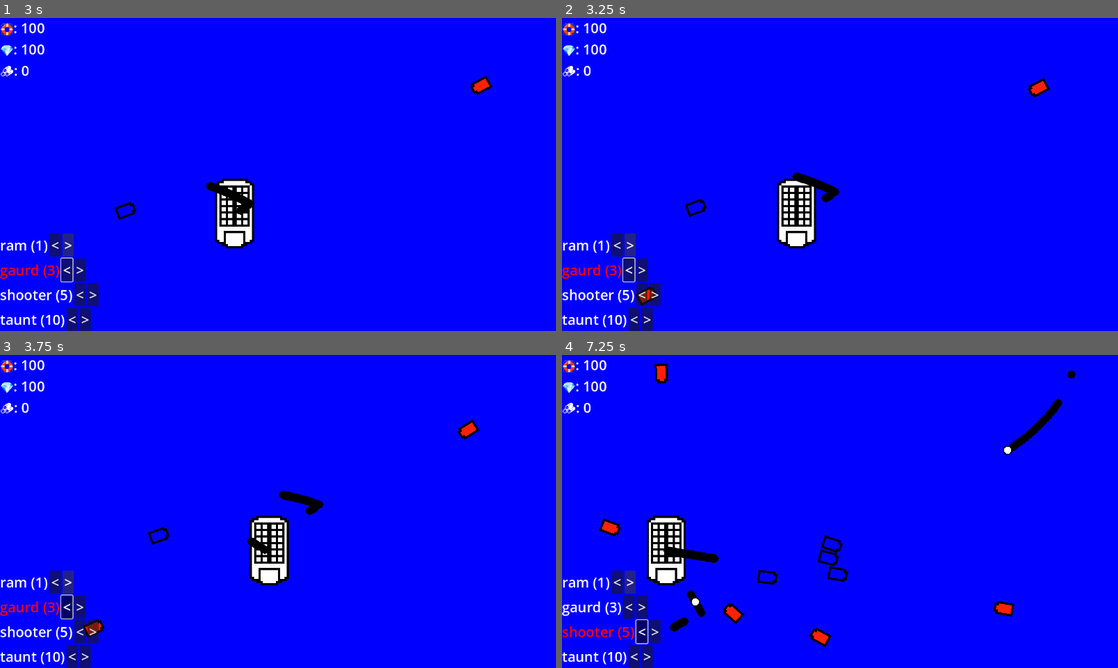
Above: before the commit, frames 1-4 (two rows, left to right).
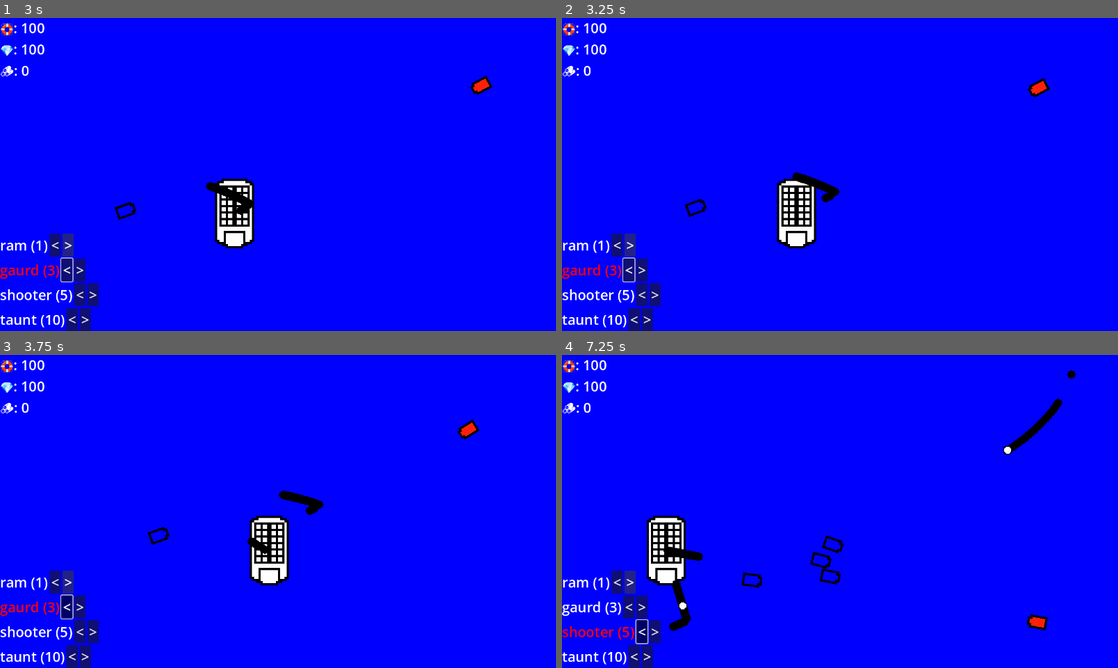
Above: after the commit, the same moments.

Repository: JoeyShapiro/ContainerCaptain
Game: Godot game, scene res://main.tscn
Two runs of this game, one before a commit and one after it. Both use one fixed random seed, a clock stepped at 60 frames per second and the inputs below.
Inputs:
- Up to frame 1 (3 s): click "<" at 0.5 s; click ">" at 1.25 s; tap Enter at 2 s; hold D (move_right) 2.03-2.78 s; hold Space (shoot) 2.03-2.78 s; hold Down (menu_down) from 2.78 s (still down); tap Space (shoot) at 2.85 s
- Up to frame 2 (3.25 s): keep holding Down (menu_down)
- Up to frame 3 (3.75 s): release Down (menu_down) at 3.53 s; hold D (move_right) from 3.53 s (still down); hold Space (shoot) from 3.53 s (still down)
- Up to frame 4 (7.25 s): release D (move_right) at 4.28 s; release Space (shoot) at 4.28 s; hold Right (menu_scale_up) 4.28-5.03 s; tap Space (shoot) at 4.35, 5.85 s; hold Space (shoot) 5.03-5.78 s; hold A (move_left) 5.03-6.53 s; hold Down (menu_down) from 6.53 s (still down); hold Space (shoot) from 6.53 s (still down)

Frame 1 is identical in both runs. In frame 2, 0.1% of the frame differs, in the area x 13-18%, y 85-92%; in frame 3, 0.1%; in frame 4, 1.9%, in the area x 6-88%, y 2-94%.
Error before the commit: Invalid access of index '0' on a base object of type: 'Array[Node]'. (res://main.gd:127)
Error after the commit: Invalid access of index '0' on a base object of type: 'Array[Node]'. (res://main.gd:121)

Commit message:
added timer

Diff:
--- a/main.gd
+++ b/main.gd
@@ -4,7 +4,7 @@
 @export var droneRam_scene : PackedScene
 @export var drone_options : Array[Dictionary]
 
-var score
+var timer
 var difficulty_scale
 # could reverse it, but just make new value
 var difficulty_counter
@@ -52,14 +52,14 @@
 
 # Called every frame. 'delta' is the elapsed time since the previous frame.
 func _process(delta):
-	pass
+	timer += delta
 
 func game_over():
 	$ScoreTimer.stop()
 	$MobTimer.stop()
 
 func new_game():
-	score = 0
+	timer = 0
 	difficulty_counter = 0
 	$Player.start($PlayerStartPos.position)
 	$Difficulty.start()
@@ -97,12 +97,6 @@
 	# Spawn the mob by adding it to the Main scene.
 	add_child(mob)
 
-func _on_timer_start_timeout():
-	# is this doing anything
-	print('hello?')
-	$MobTimer.start()
-	$ScoreTimer.start()
-
 func _on_difficulty_timeout():
 	difficulty_counter += 1
 	difficulty_scale = 3 * log(difficulty_counter + 1)
--- a/main.tscn
+++ b/main.tscn
@@ -30,10 +30,6 @@
 [node name="TimerMob" type="Timer" parent="."]
 wait_time = 2.0
 
-[node name="TimerStart" type="Timer" parent="."]
-wait_time = 2.0
-one_shot = true
-
 [node name="PathMob" type="Path2D" parent="."]
 curve = SubResource("Curve2D_7txy2")
 
@@ -52,11 +48,11 @@
 grow_vertical = 2
 
 [node name="Difficulty" type="Timer" parent="."]
+wait_time = 10.0
 
 [connection signal="hit" from="Player" to="." method="_on_player_hit"]
 [connection signal="stat_change" from="Player" to="." method="_on_player_stat_change"]
 [connection signal="timeout" from="TimerMob" to="." method="_on_timer_mob_timeout"]
-[connection signal="timeout" from="TimerStart" to="." method="_on_timer_start_timeout"]
 [connection signal="scale_down" from="Hud" to="." method="_on_hud_scale_down"]
 [connection signal="scale_up" from="Hud" to="." method="_on_hud_scale_up"]
 [connection signal="timeout" from="Difficulty" to="." method="_on_difficulty_timeout"]
